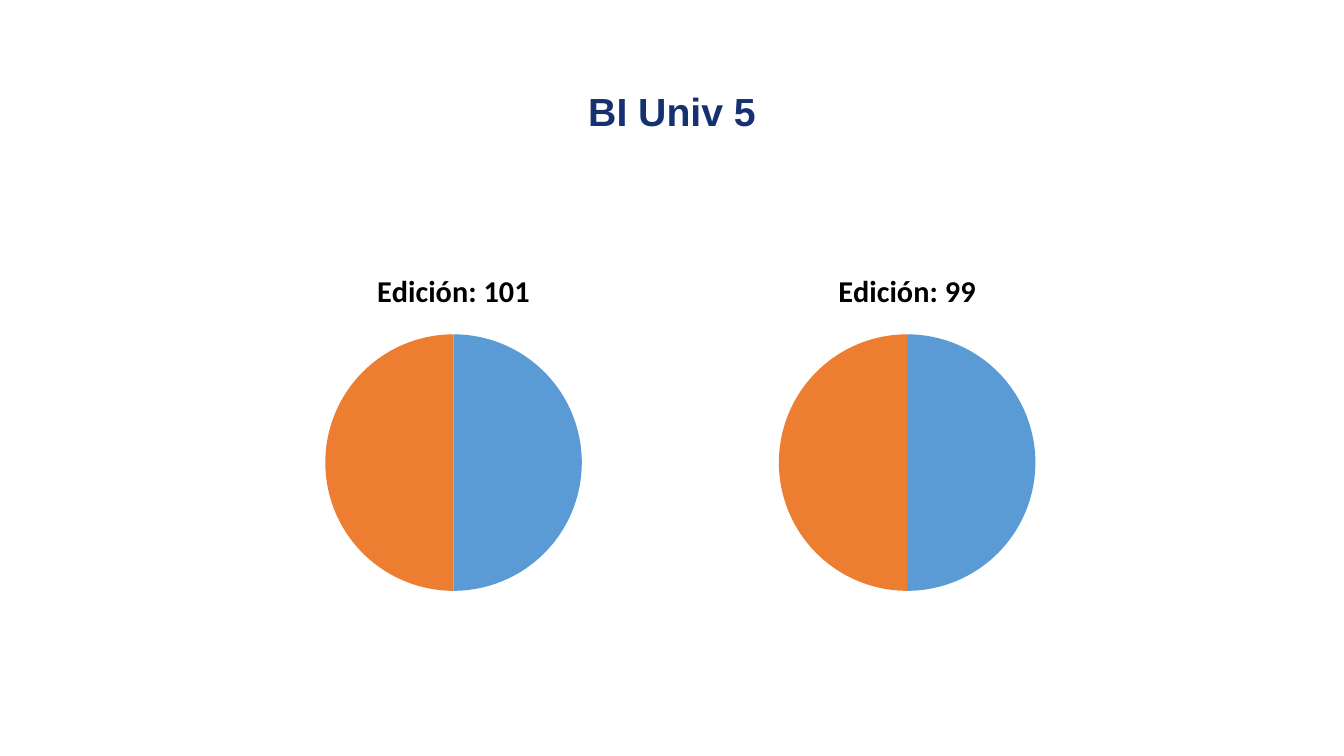
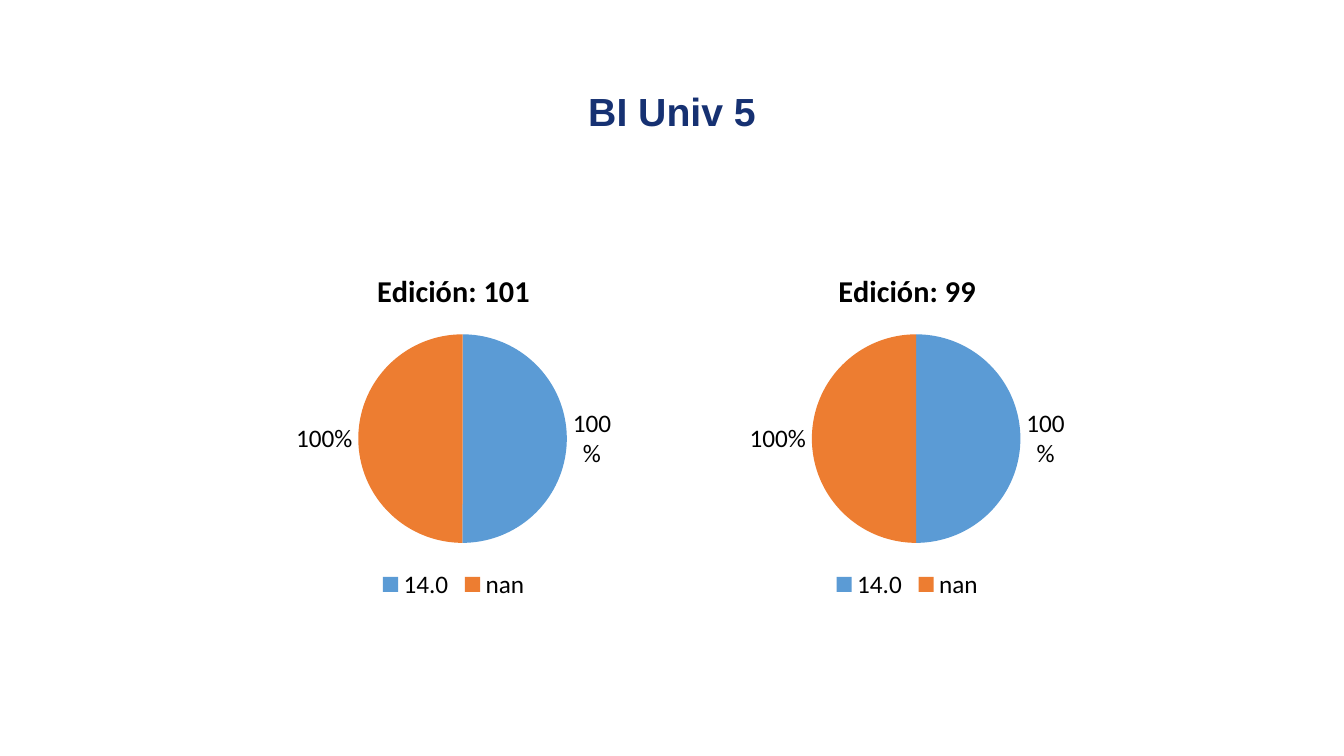
Before and after one commit to david-monroy/sistema-aid, a slide deck: slide 6 of sistemaaid/backend/ia/presentaciones/pruebapresentaciones.pptx. Drawn at 1344x756 pixels with LibreOffice and Linux fonts; fonts in the diff are those of the drawing. Boxes give left, top, right and bottom in pixels: in the first picture for what was removed or moved away, otherwise in the second. Text is boxed around its words. In the diff, an @@ line names an element or a change of style, - is before the commit and + after.

```diff
--- a/sistemaaid/backend/ia/presentaciones/pruebapresentaciones.pptx
+++ b/sistemaaid/backend/ia/presentaciones/pruebapresentaciones.pptx
@@ pie chart at bbox=[252, 252, 655, 605] @@
-categories: 1, 2
+categories: 14.0, nan
-Edición: 101: 50, 50
+Edición: 101: 1, 1
@@ data labels of Edición: 101 added @@
@@ legend changed @@
@@ pie chart at bbox=[706, 252, 1109, 605] @@
-categories: 1, 2
+categories: 14.0, nan
-Edición: 99: 50, 50
+Edición: 99: 1, 1
@@ data labels of Edición: 99 added @@
@@ legend changed @@
```
Also in this commit, not shown: 4 other slides changed, 1 slide added, 1 other file.
